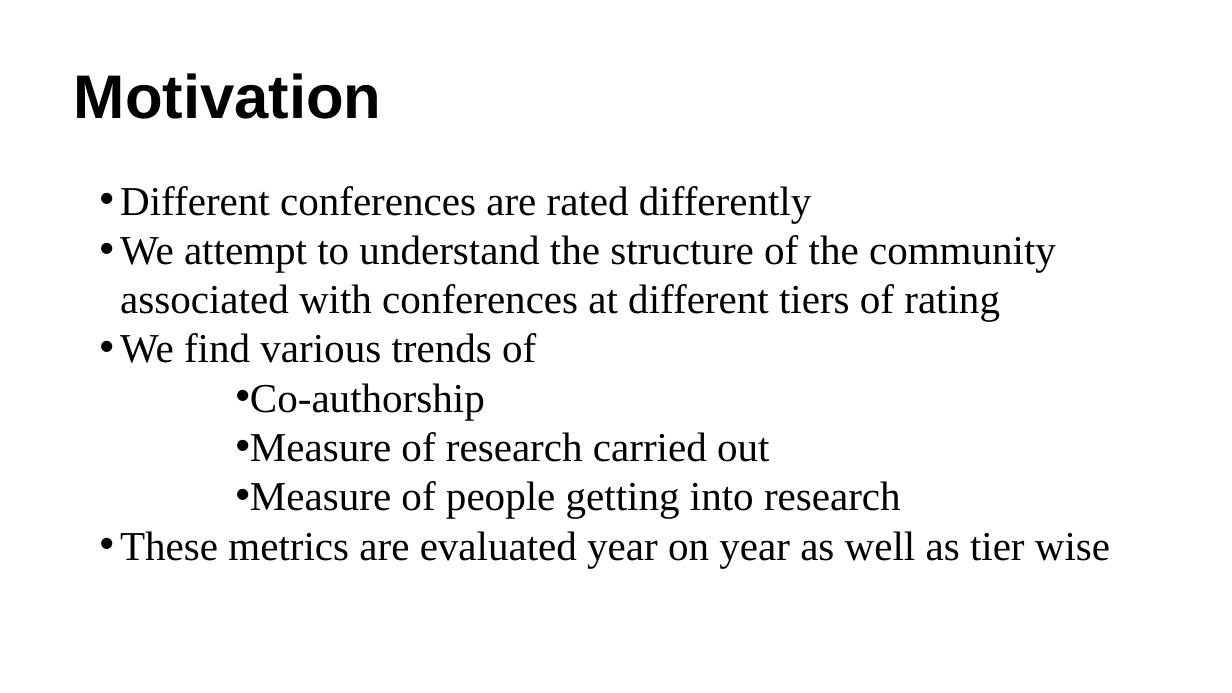
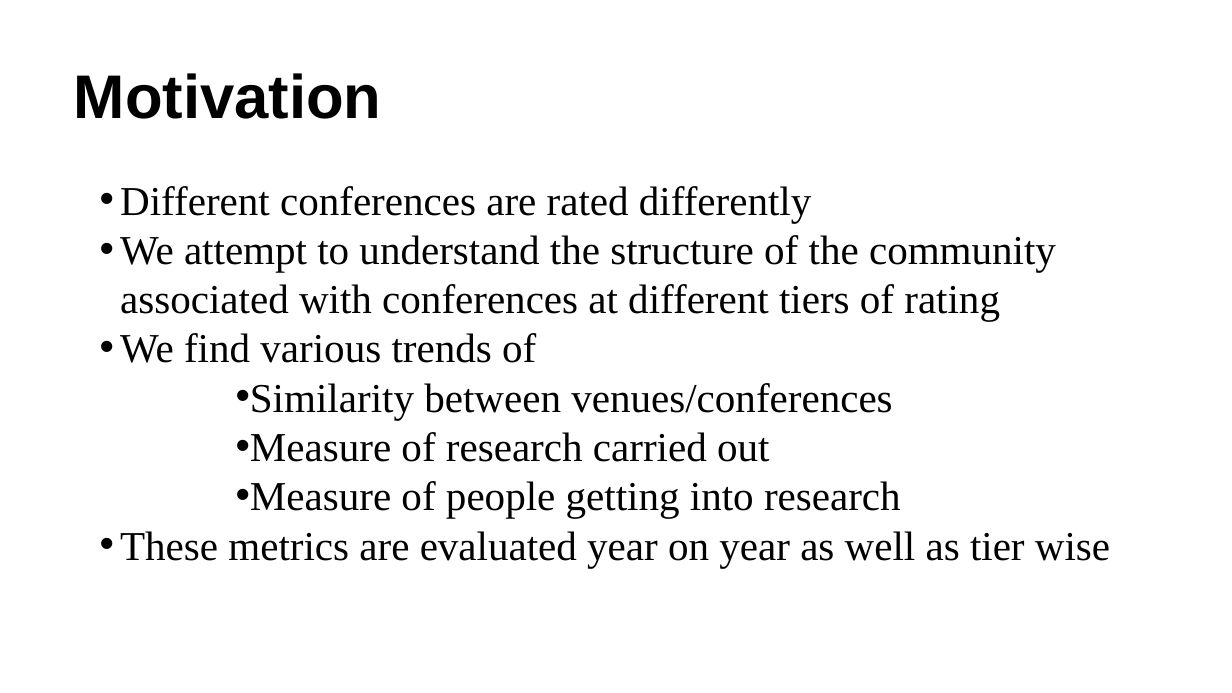
Before and after one commit to ag3859/RTBDProject, a slide deck: slide 2 of RTBD.pptx. Drawn at 1232x693 pixels with LibreOffice and Linux fonts; fonts in the diff are those of the drawing. Boxes give left, top, right and bottom in pixels: in the first picture for what was removed or moved away, otherwise in the second. Text is boxed around its words. In the diff, an @@ line names an element or a change of style, - is before the commit and + after.

```diff
--- a/RTBD.pptx
+++ b/RTBD.pptx
@@ text at box(250, 383, 892, 420): text changed @@
-  • Co-authorship
+  • Similarity between venues/conferences
```
Also in this commit, not shown: 5 other slides changed, 4 other files.
